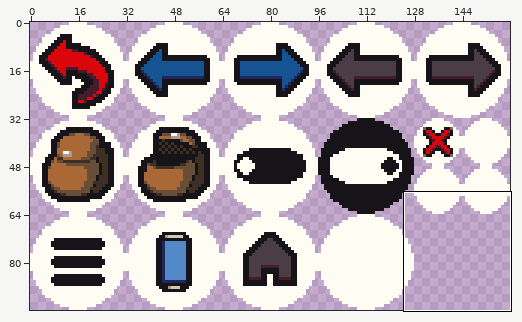
Pixel-art file -- godot/assets/GUI/buttons/buttons.aseprite. The picture above shows the old version from afar; the outline marks the close-up.
Close-up. Old version:
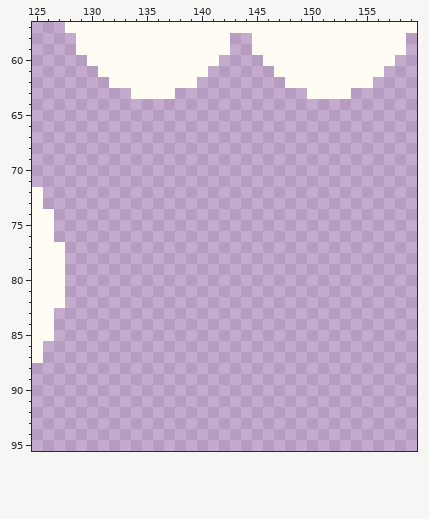
160x96 pixels, 1 frame. Shown: x 125..159, y 57..95.
The same view after the edit:
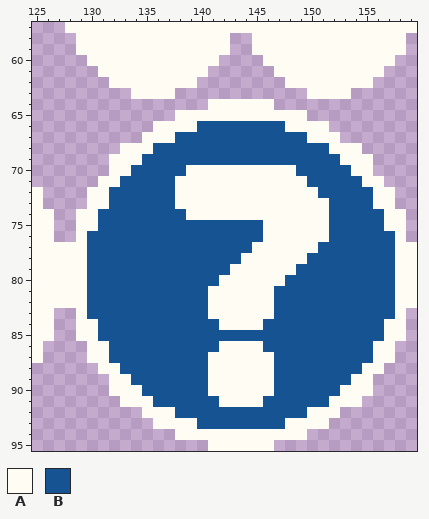
Palette (. is transparent): A #fffcf4  B #155392
What changed:
--- layers "Main", "BG"
@@ x 125..159 @@
 63 .........AAAA............AAAA......
-64 ...................................
-65 ...................................
-66 ...................................
-67 ...................................
-68 ...................................
-69 ...................................
-70 ...................................
-71 ...................................
-72 A..................................
-73 A..................................
-74 AA.................................
-75 AA.................................
-76 AA.................................
-77 AAA................................
-78 AAA................................
-79 AAA................................
-80 AAA................................
-81 AAA................................
-82 AAA................................
-83 AA.................................
-84 AA.................................
-85 AA.................................
-86 A..................................
-87 A..................................
-88 ...................................
-89 ...................................
-90 ...................................
-91 ...................................
-92 ...................................
-93 ...................................
-94 ...................................
-95 ...................................
+64 ................AAAAAA.............
+65 .............AAAAAAAAAAAA..........
+66 ...........AAAABBBBBBBBAAAA........
+67 ..........AAABBBBBBBBBBBBAAA.......
+68 ........AAABBBBBBBBBBBBBBBBAAA.....
+69 .......AAABBBBBBBBBBBBBBBBBBAAA....
+70 .......AABBBBBAAAAAAAAAABBBBBAA....
+71 ......AABBBBBAAAAAAAAAAAABBBBBAA...
+72 A....AABBBBBBAAAAAAAAAAAAABBBBBAA..
+73 A....AABBBBBBAAAAAAAAAAAAAABBBBAA..
+74 AA..AABBBBBBBBAAAAAAAAAAAAABBBBBAA.
+75 AA..AABBBBBBBBBBBBBBBAAAAAABBBBBAA.
+76 AA..ABBBBBBBBBBBBBBBBAAAAAABBBBBBA.
+77 AAAAABBBBBBBBBBBBBBBAAAAAABBBBBBBAA
+78 AAAAABBBBBBBBBBBBBBAAAAAABBBBBBBBAA
+79 AAAAABBBBBBBBBBBBBAAAAAABBBBBBBBBAA
+80 AAAAABBBBBBBBBBBBAAAAAABBBBBBBBBBAA
+81 AAAAABBBBBBBBBBBAAAAAABBBBBBBBBBBAA
+82 AAAAABBBBBBBBBBBAAAAAABBBBBBBBBBBAA
+83 AA..ABBBBBBBBBBBAAAAAABBBBBBBBBBBA.
+84 AA..AABBBBBBBBBBBAAAABBBBBBBBBBBAA.
+85 AA..AABBBBBBBBBBBBBBBBBBBBBBBBBBAA.
+86 A....AABBBBBBBBBBAAAABBBBBBBBBBAA..
+87 A....AABBBBBBBBBAAAAAABBBBBBBBBAA..
+88 ......AABBBBBBBBAAAAAABBBBBBBBAA...
+89 .......AABBBBBBBAAAAAABBBBBBBAA....
+90 .......AAABBBBBBAAAAAABBBBBBAAA....
+91 ........AAABBBBBBAAAABBBBBBAAA.....
+92 ..........AAABBBBBBBBBBBBAAA.......
+93 ...........AAAABBBBBBBBAAAA........
+94 .............AAAAAAAAAAAA..........
+95 ................AAAAAA.............
Boxes around the changes in both close-ups, in picture pixels (x1, y1, x2, y2):
added: (65, 99, 417, 451)
